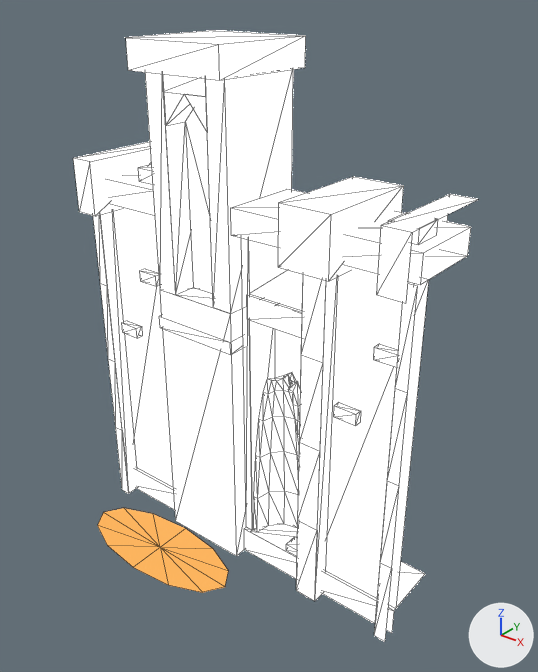
What one commit did to the glTF model pit-scene/kit/glb/T1_End_A.glb.
Camera for both pictures: a 50 mm camera at (5.08, -5.67, 6.9) aimed at (0.48, 0.08, 3.34). Arrows for +X, +Y and +Z are at lower right; the lights stay in place. The first picture is the older version. Mesh edges are drawn as thin lines. Vertices at exactly the same position are counted once.

Objects in the first picture: 'T1_End_A'.
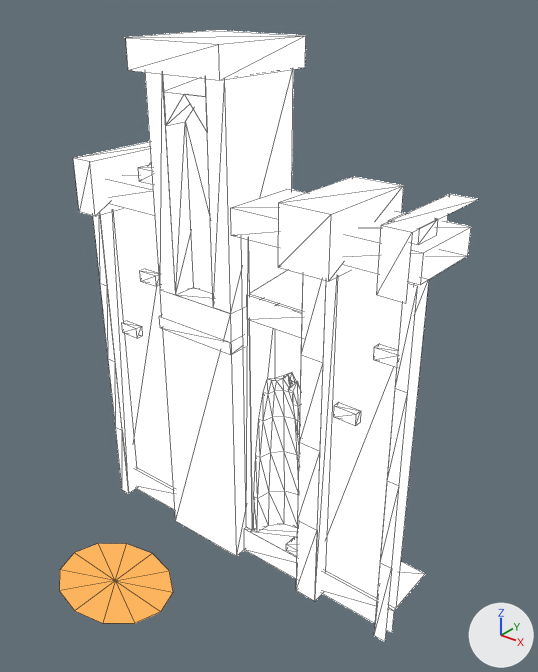
Patch to the scene script:
```diff
--- a/pit-scene/kit/glb/T1_End_A.glb.py
+++ b/pit-scene/kit/glb/T1_End_A.glb.py
@@ me_t1_end_a @@
 # used by ob_t1_end_a; location = (0.0, 0.0, 0.0)
-me_t1_end_a.from_pydata(...)  # 324 vertices, 415 faces; spans x -2.25..2.25, y -1.03..1.2, z 0.0..6.32
+me_t1_end_a.from_pydata(...)  # 324 vertices, 415 faces; spans x -2.25..2.25, y -2.02..1.2, z 0.0..6.32
+# me_t1_end_a part 1: the loose piece of 13 vertices spanning x -2.01..0.29, y -1.03..-0.07, z 0.05 is scaled about its middle by (0.696, 1.29, 1), then moved by (0.1, -0.85, 0.11)
 me_t1_end_a.materials.append(mat_t1_scenery)
```

What differs and where, as boxes [x1, y1, x2, y2] in the pictures (538 x 672 px; the box of a moved part takes in the faces that stretch with it):
'T1_End_A', reshaped
    before: [73, 30, 478, 642]
    after: [59, 30, 478, 642]
part 1 of me_t1_end_a, moved or reshaped
    before: [97, 508, 228, 593]
    after: [59, 543, 173, 624]
